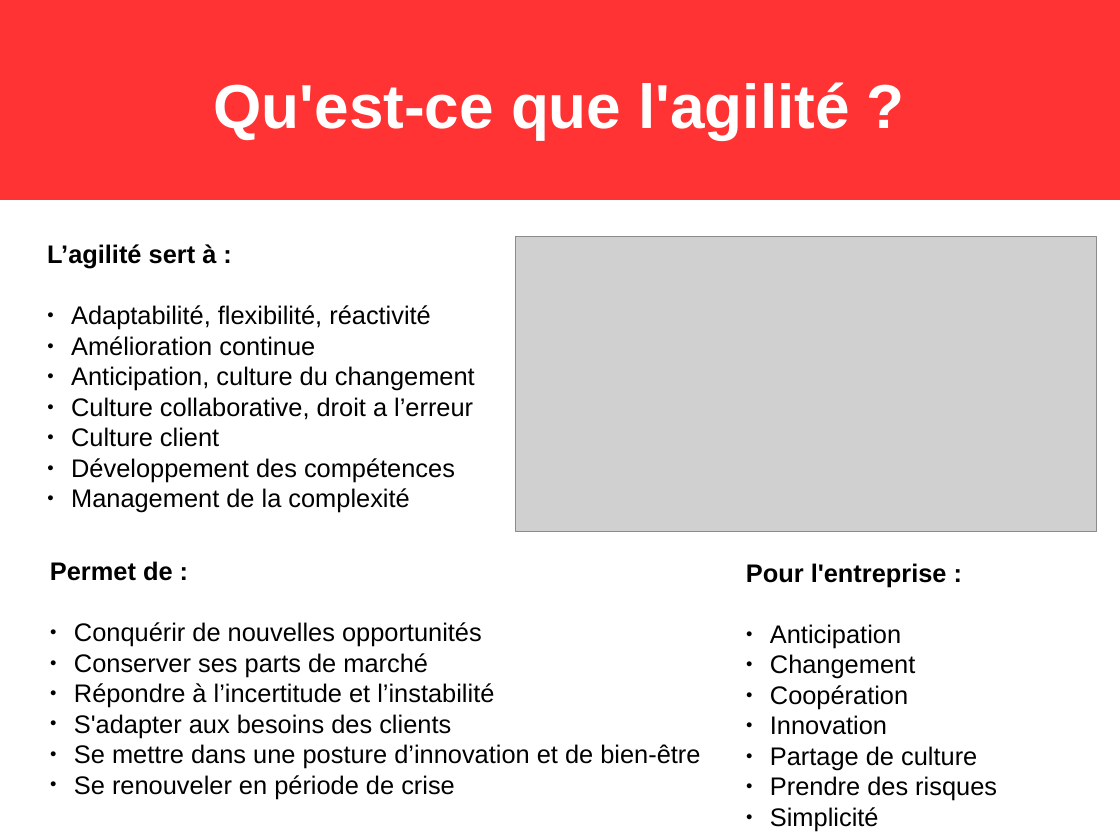
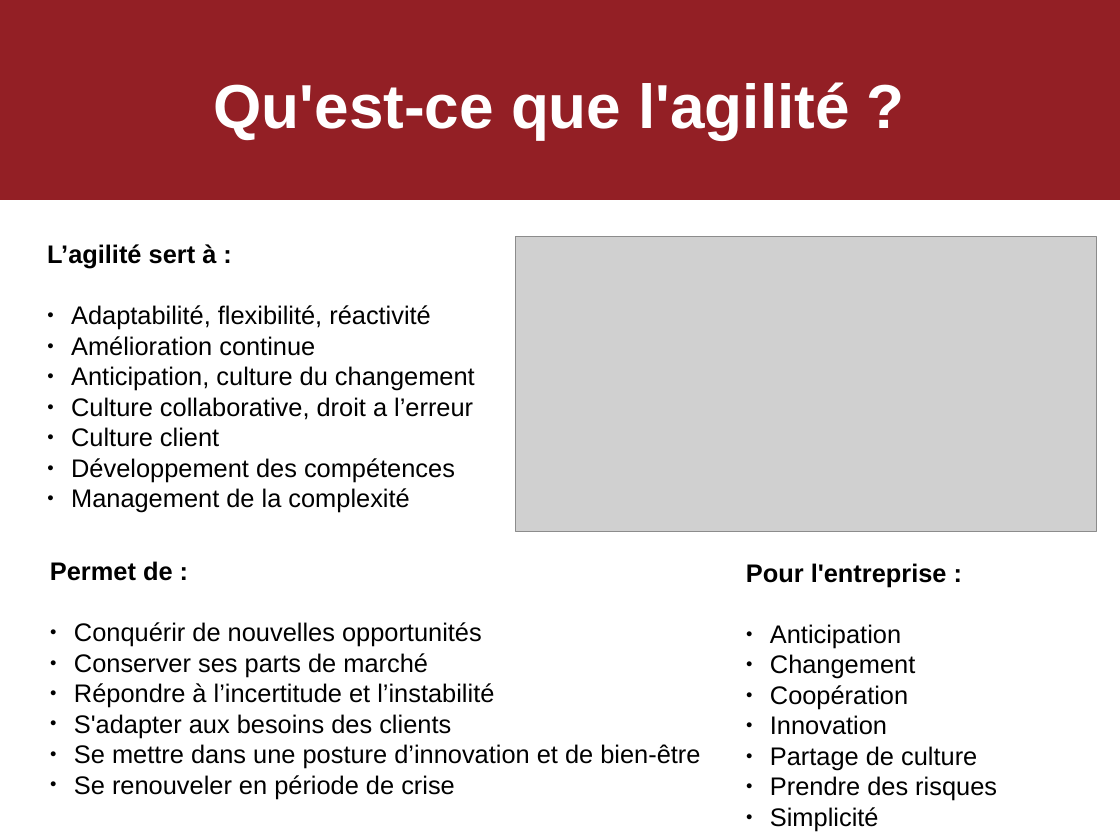
Before and after one commit to psykocatisgod/iesa2016-a3-mobile-tano, a slide deck: slide 1 of sources/agile.odp. Drawn at 1120x840 pixels with LibreOffice and Linux fonts; fonts in the diff are those of the drawing; grey boxes stand for pictures. Boxes give left, top, right and bottom in pixels: in the first picture for what was removed or moved away, otherwise in the second. Text is boxed around its words. In the diff, an @@ line names an element or a change of style, - is before the commit and + after.

```diff
--- a/sources/agile.odp
+++ b/sources/agile.odp
@@ rectangle at [0,0,1120,200]: fill #FF3333 to #931F25; outline #FF3333 0 pt to #931F25 0 pt @@
```
Also in this commit, not shown: 1 other slide changed, 15 other files.
